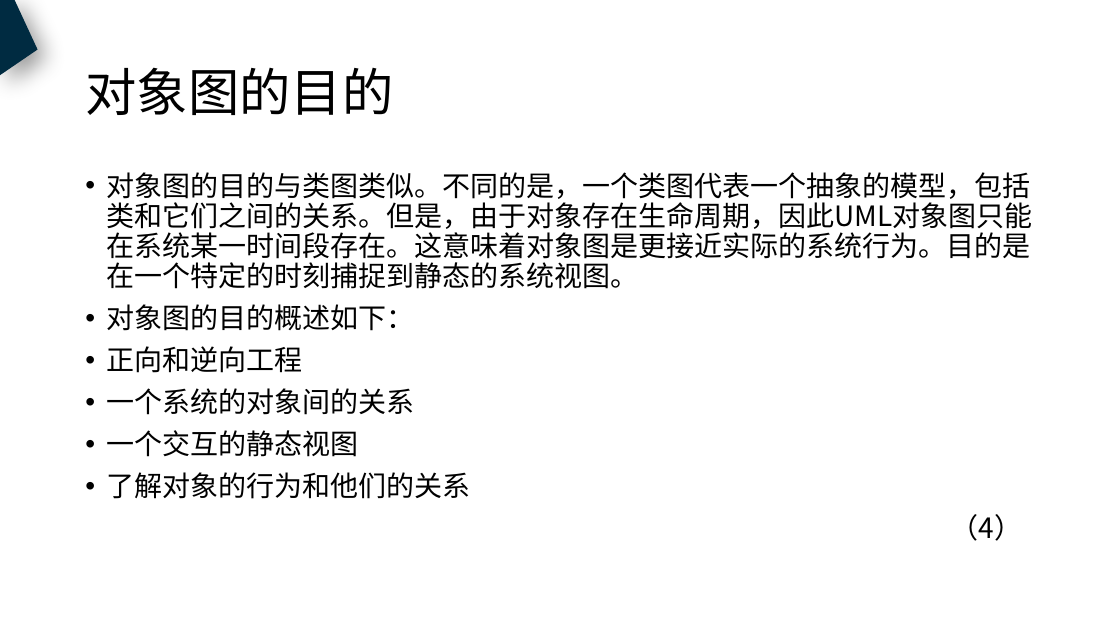
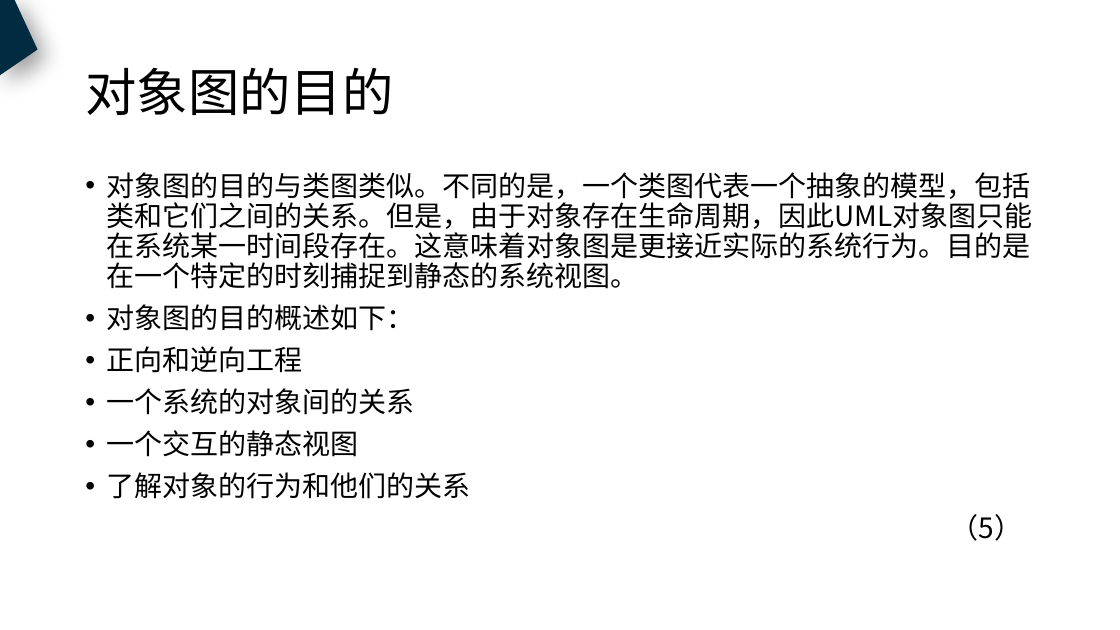
Before and after one commit to PRD2018-G18/PRD2018, a slide deck: slide 9 of 非受控文档/过程文档/UML基础3/UML基础3.pptx (slide 8 before the commit). Drawn at 1120x630 pixels with LibreOffice and Linux fonts; fonts in the diff are those of the drawing. Boxes give left, top, right and bottom in pixels: in the first picture for what was removed or moved away, otherwise in the second. Text is boxed around its words. In the diff, an @@ line names an element or a change of style, - is before the commit and + after.

```diff
--- a/非受控文档/过程文档/UML基础3/UML基础3.pptx
+++ b/非受控文档/过程文档/UML基础3/UML基础3.pptx
@@ text at <box>950,514,1022,541</box>: text changed @@
-（4）
+（5）
```
Also in this commit, not shown: 12 other slides changed, 11 slides added, 1 slide removed.
